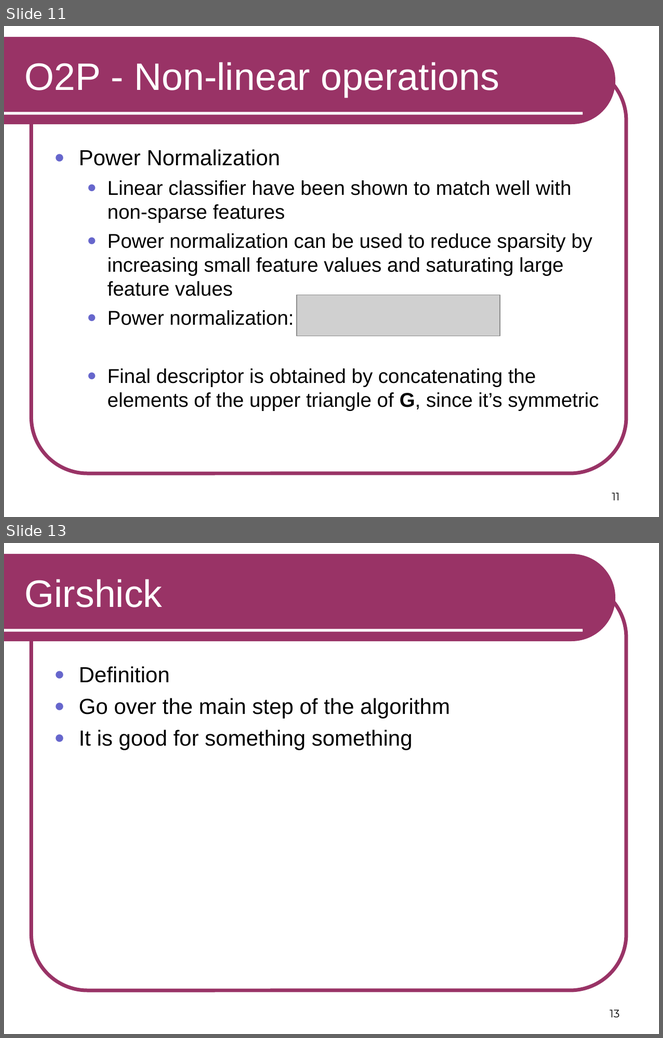
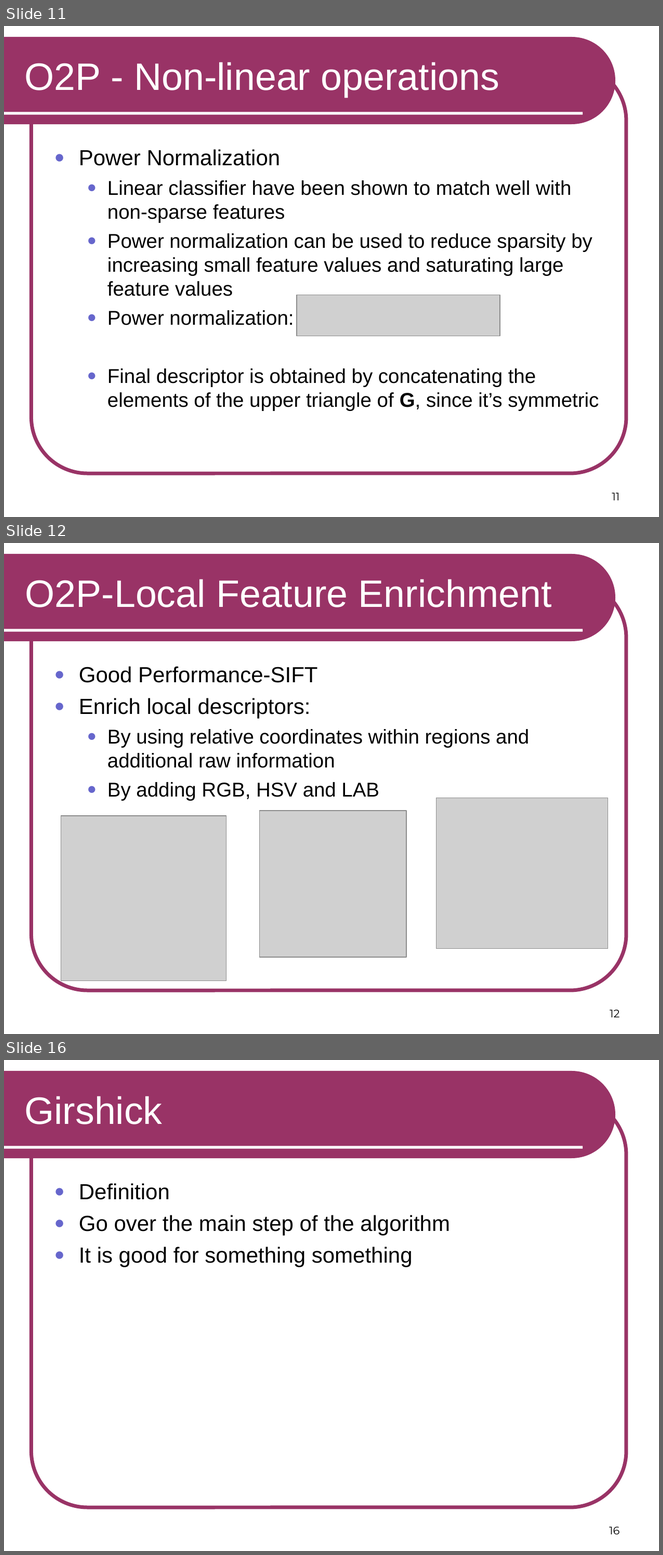
Before and after one commit to RSIP/SSI-SemanticSegmentation, a slide deck: template_slides.ppt. Shown one above the other, each under a label of ours: slides 11 and 13 before the commit, slides 11, 12 and 16 after it; the slides between them are not shown. The pictures are 663x1038 and 663x1555 pixels, drawn with LibreOffice and Linux fonts; fonts in the diff are those of the drawing; grey boxes stand for pictures. Boxes give left, top, right and bottom in pixels: in the first picture for what was removed or moved away, otherwise in the second. Text is boxed around its words. In the diff, an @@ line names an element or a change of style, - is before the commit and + after.

```diff
--- a/template_slides.ppt
+++ b/template_slides.ppt
@@ slide 12 added at [4,543,659,1034], background #FFFFFF; not listed: 3 template elements that a slide beside it also shows @@
@@ title added at [25,579,552,607], 42 pt, text #FFFFFF @@
+O2P-Local Feature Enrichment
@@ text added at [79,666,529,800], 22 pt, text #000000 @@
+● Good Performance-SIFT
+● Enrich local descriptors:
+  ● By using relative coordinates within regions and additional raw information
+  ● By adding RGB, HSV and LAB
@@ picture added at [437,798,608,949] @@
@@ picture added at [61,816,226,981] @@
@@ picture added at [259,811,406,958] @@
@@ page number added at [610,1010,620,1018], 12 pt, text #000000 @@
+12
@@ what was slide 13 is now slide 16 @@
@@ page number at [609,1527,620,1535]: text changed @@
-13
+16
```
Also in this commit, not shown: 4 other slides added, 2 slides removed.
